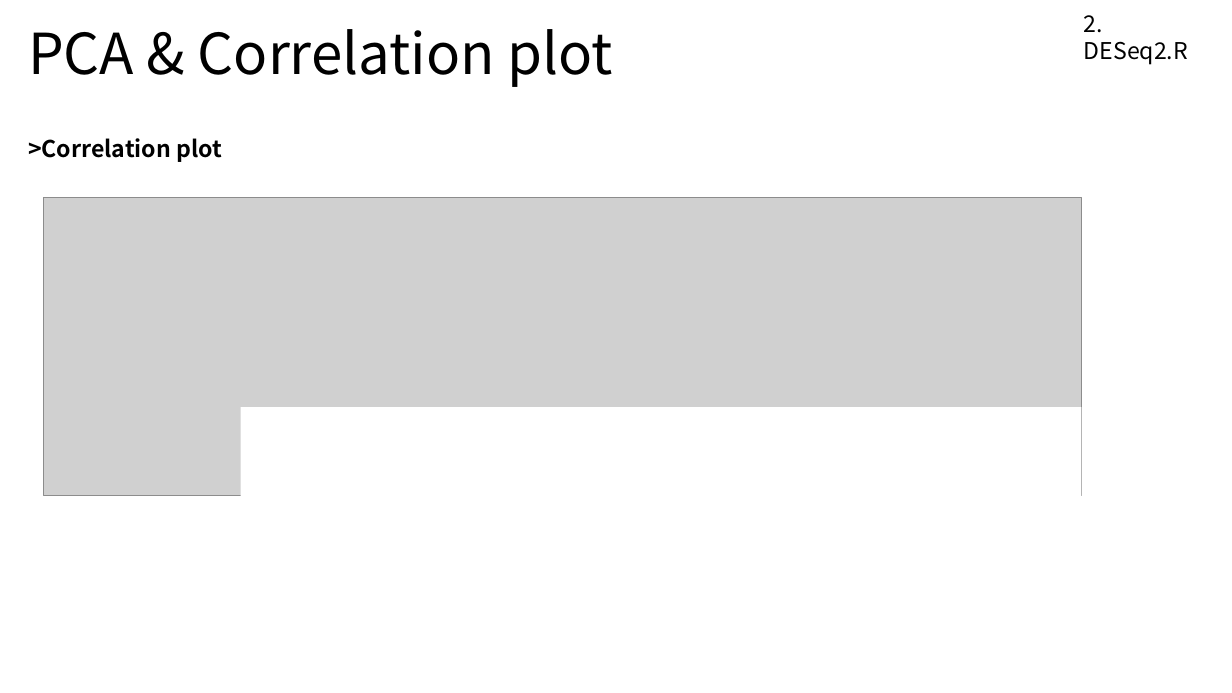
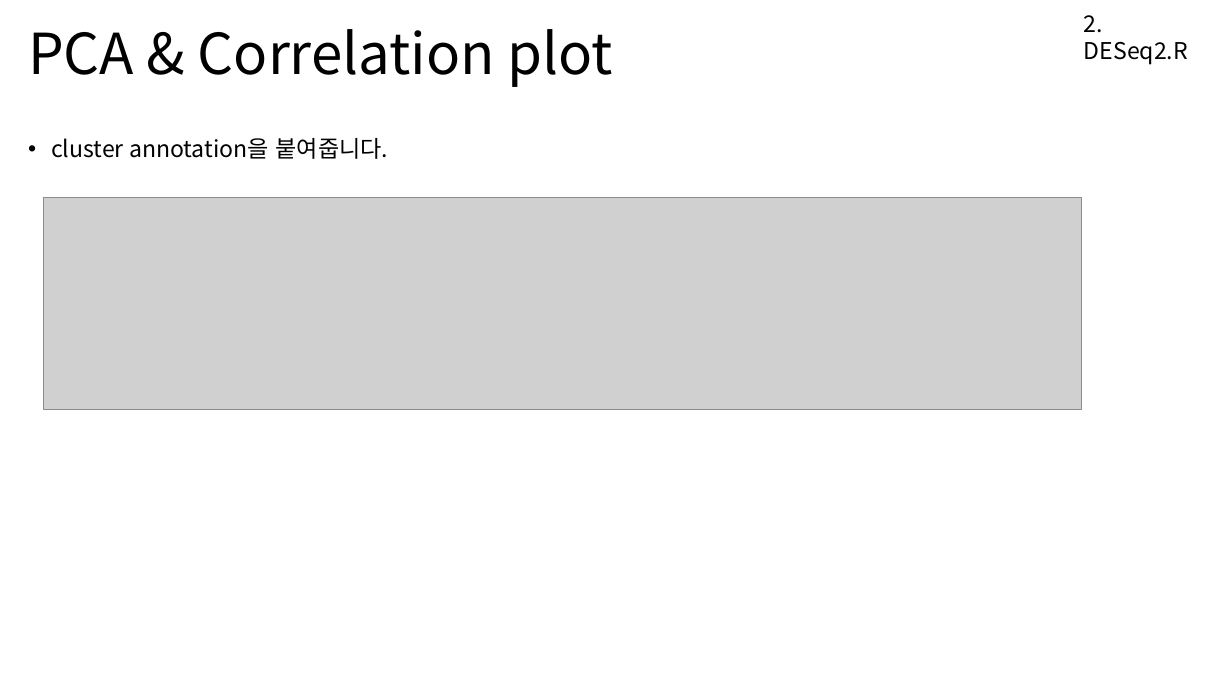
Before and after one commit to Khreat0205/Education_BulkRNAseq, a slide deck: slide 31 of Presentation/2. DESeq2 (수정).pptx. Drawn at 1232x693 pixels with LibreOffice and Linux fonts; fonts in the diff are those of the drawing; grey boxes stand for pictures. Boxes give left, top, right and bottom in pixels: in the first picture for what was removed or moved away, otherwise in the second. Text is boxed around its words. In the diff, an @@ line names an element or a change of style, - is before the commit and + after.

```diff
--- a/Presentation/2. DESeq2 (수정).pptx
+++ b/Presentation/2. DESeq2 (수정).pptx
@@ text at bbox=[51, 138, 389, 159]: text changed; bold off @@
->Correlation plot
+• cluster annotation을 붙여줍니다.
@@ picture: place and size @@
-picture at bbox=[43, 198, 1081, 496]
+picture at bbox=[43, 198, 1081, 410]
@@ rectangle removed at bbox=[240, 408, 1081, 514] @@
```
Also in this commit, not shown: 22 other slides changed, 21 slides added, 24 slides removed, 1 other file.
